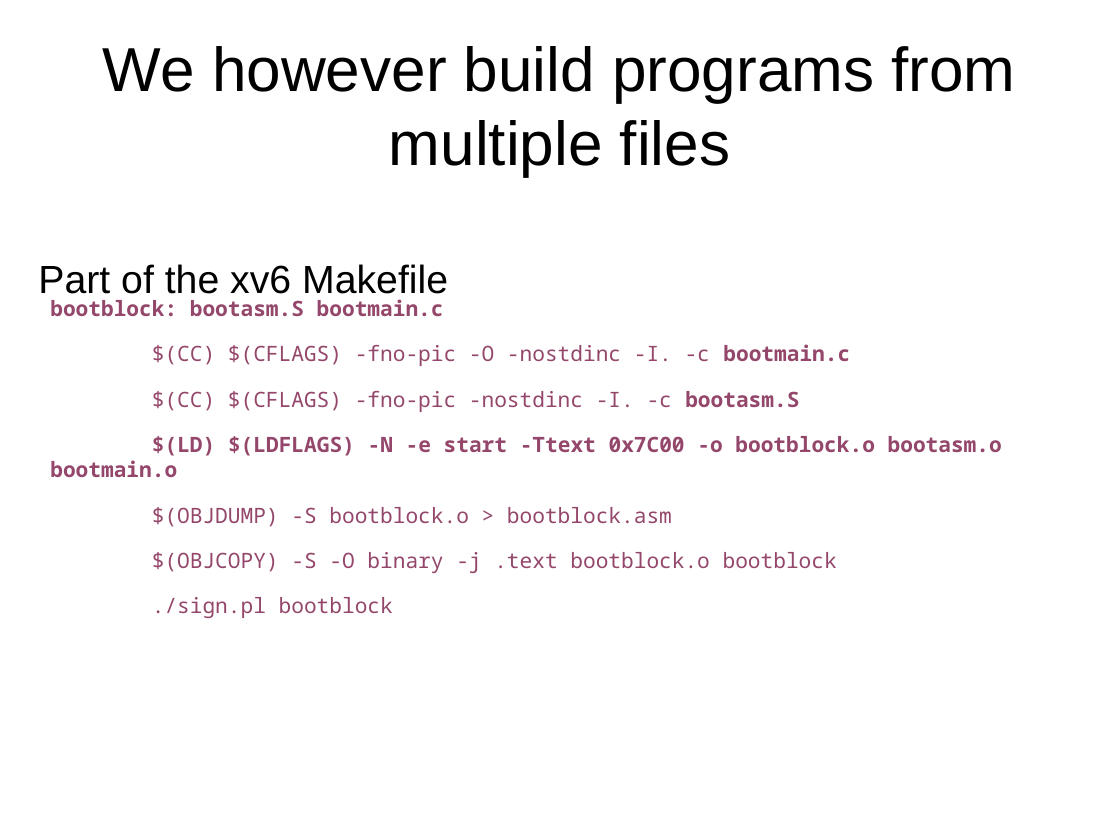
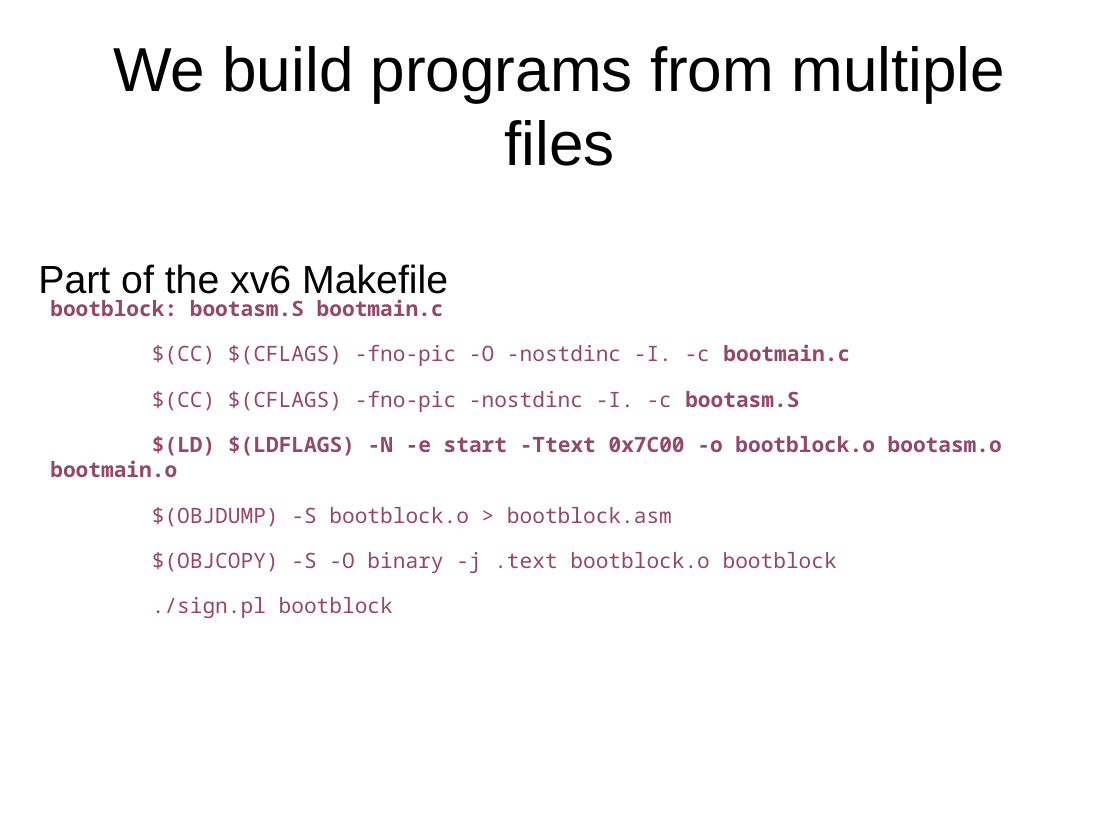
Before and after one commit to antonburtsev/cs5460, a slide deck: slide 23 of lectures/lecture05-linking-and-loading/lecture05-linking-and-loading.odp. Drawn at 1120x840 pixels with LibreOffice and Linux fonts; fonts in the diff are those of the drawing. Boxes give left, top, right and bottom in pixels: in the first picture for what was removed or moved away, otherwise in the second. Text is boxed around its words. In the diff, an @@ line names an element or a change of style, - is before the commit and + after.

```diff
--- a/lectures/lecture05-linking-and-loading/lecture05-linking-and-loading.odp
+++ b/lectures/lecture05-linking-and-loading/lecture05-linking-and-loading.odp
@@ title at [113,46,1005,166]: text changed @@
-We however build programs from multiple files
+We build programs from multiple files
```
Also in this commit, not shown: 2 other slides changed, 1 other file.
